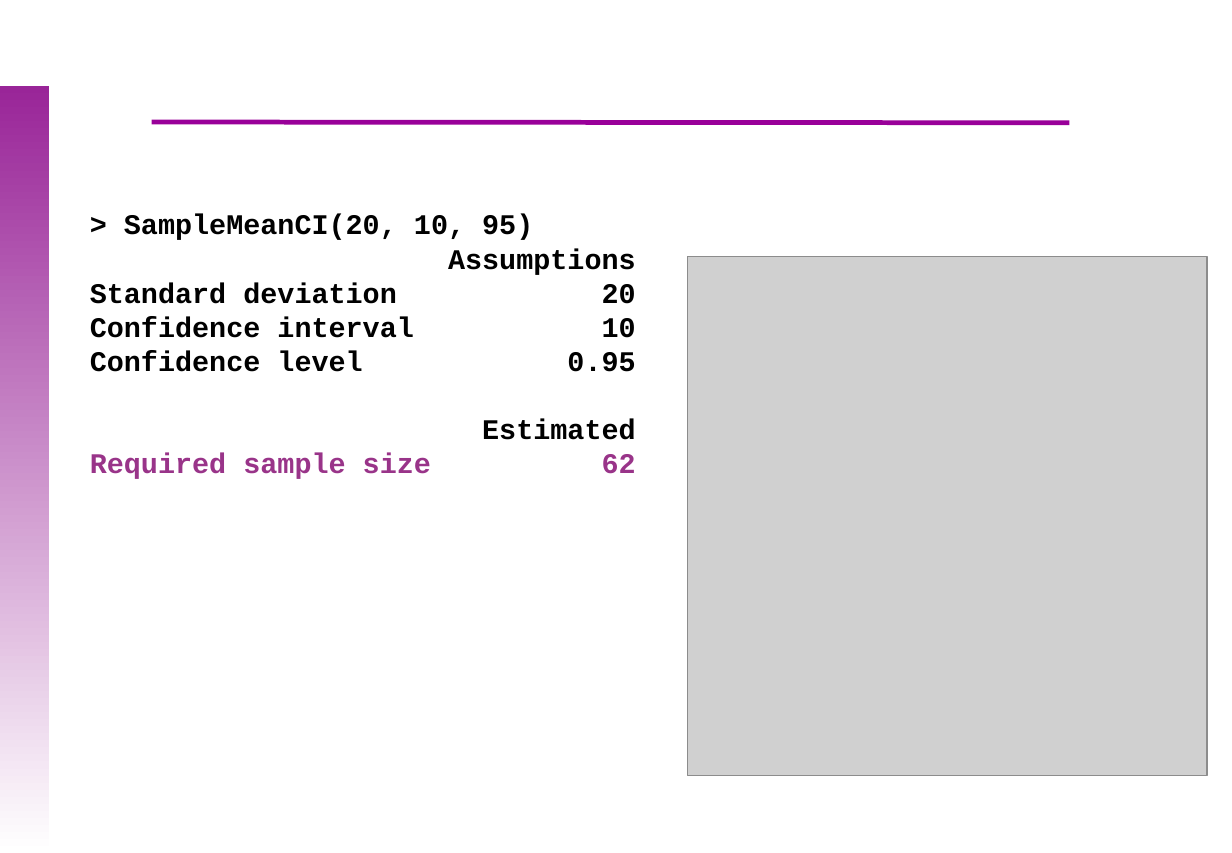
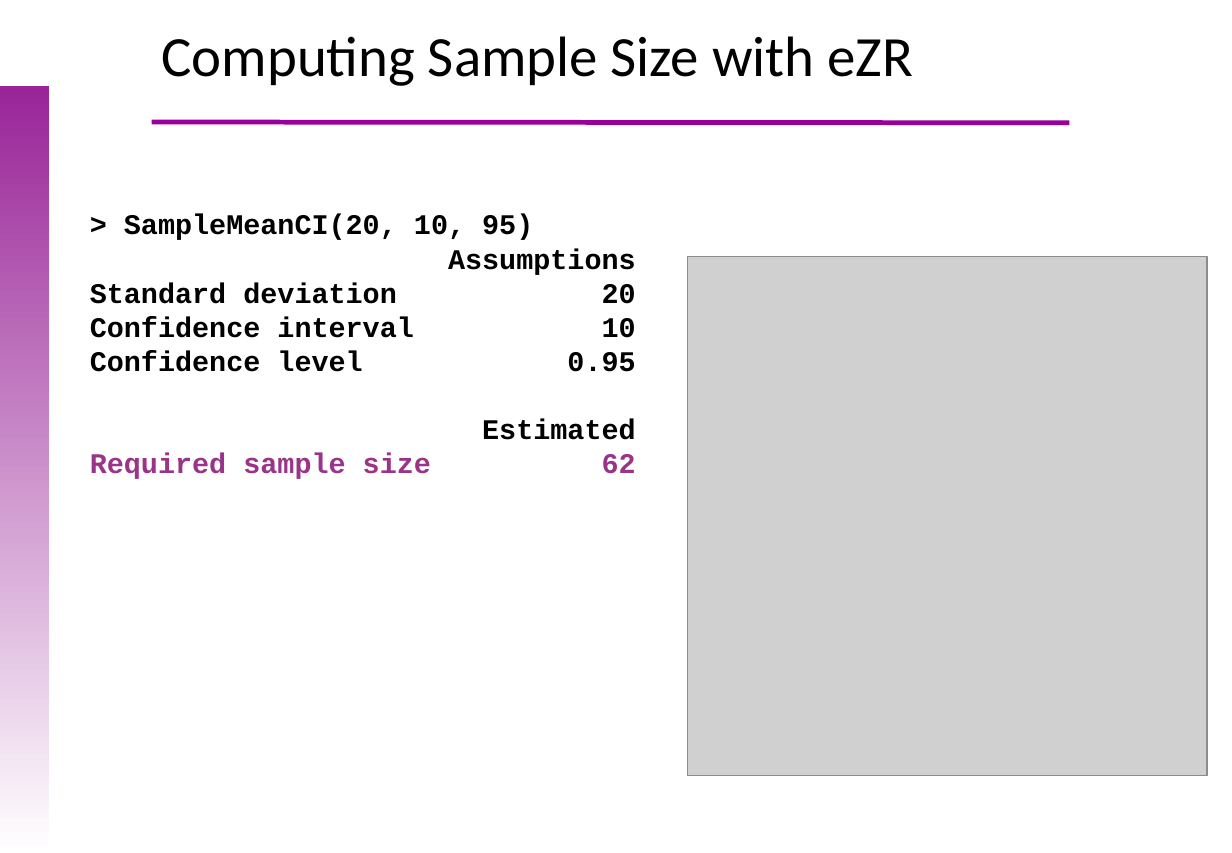
Before and after one commit to uebvhir/Course_Basic_Statistics_2019, a slide deck: slide 18 of Sessio_5/EBB_2018_Session_5_Sample_Size.pptx (slide 14 before the commit). Drawn at 1232x853 pixels with LibreOffice and Linux fonts; fonts in the diff are those of the drawing; grey boxes stand for pictures; background and template pictures are left out. Boxes give left, top, right and bottom in pixels: in the first picture for what was removed or moved away, otherwise in the second. Text is boxed around its words. In the diff, an @@ line names an element or a change of style, - is before the commit and + after.

```diff
--- a/Sessio_5/EBB_2018_Session_5_Sample_Size.pptx
+++ b/Sessio_5/EBB_2018_Session_5_Sample_Size.pptx
@@ text added at (162, 36, 913, 86), 36 pt, text #000000 @@
+Computing Sample Size with eZR
```
Also in this commit, not shown: 10 other slides changed, 15 slides added, 2 slides removed, 3 other files.
